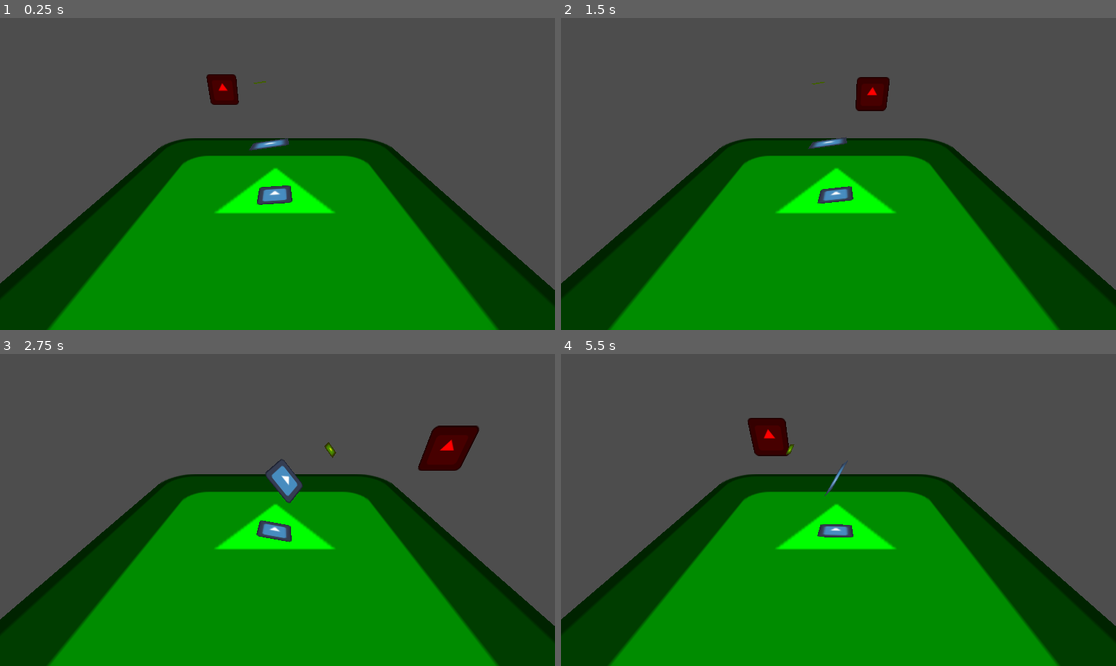
Above: before the commit, frames 1-4 (two rows, left to right).
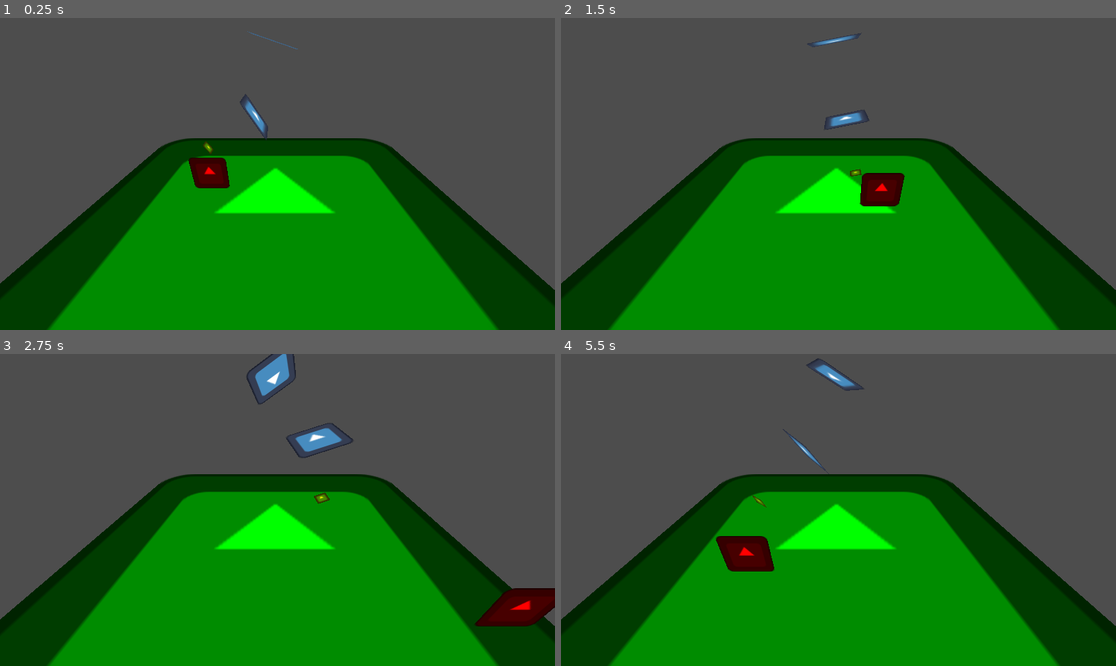
Above: after the commit, the same moments.

Repository: RatepGD/Godot_IK
Game: Godot game, scene res://main.tscn
Same seed, same stepped clock (60 frames per second), same inputs: the game is played once before the commit and once after it. The engine's default icon, where the game draws it, is replaced by a stand-in: a white triangle on a blue panel in a dark square.
Inputs:
- Up to frame 1 (0.25 s): no input
- Up to frame 2 (1.5 s): hold D (right) 0.53-1.28 s; hold S (backward) from 1.28 s (still down)
- Up to frame 3 (2.75 s): release S (backward) at 2.03 s; hold D (right) from 2.03 s (still down)
- Up to frame 4 (5.5 s): release D (right) at 2.78 s; hold W (forward) 2.78-3.53 s; hold A (left) 3.53-5.03 s; hold S (backward) from 5.03 s (still down)

The runs differ from the first frame. In frame 1, 1.9% of the frame differs, in the area x 33-54%, y 4-60%; in frame 2, 2.3%; in frame 3, 4.5%, in the area x 44-100%, y 0-88%; in frame 4, 2.6%.

Commit message:
some progress made

Diff:
--- a/chain.gd
+++ b/chain.gd
@@ -1,7 +1,7 @@
 extends Node3D
 
 @export var target: Node3D
-@export var softness: float = 0.1	# TODO: make this scale automatically in the script
+@export var softness: float = 0.1
 
 # Called when the node enters the scene tree for the first time.
 func _ready() -> void:
@@ -12,11 +12,11 @@
 # Called every frame. 'delta' is the elapsed time since the previous frame.
 func _physics_process(_delta: float) -> void:
 	chain_alg(self)
-	print("========================")
-	print((get_child(0) as Node3D).get_meta("direction"))
-	print((get_child(0) as Node3D).basis.z)
-	var axis:Vector3 = ((get_child(0) as Node3D).get_meta("direction")as Vector3).cross((get_child(0) as Node3D).basis.z)
-	print(((get_child(0) as Node3D).get_meta("direction") as Vector3).signed_angle_to((get_child(0) as Node3D).basis.z,axis)*(180/PI))
+	#print("========================")
+	#print((get_child(0) as Node3D).get_meta("direction"))
+	#print((get_child(0) as Node3D).basis.z)
+	#var axis:Vector3 = ((get_child(0) as Node3D).get_meta("direction")as Vector3).cross((get_child(0) as Node3D).basis.z)
+	#print(((get_child(0) as Node3D).get_meta("direction") as Vector3).signed_angle_to((get_child(0) as Node3D).basis.z,axis)*(180/PI))
 
 
 func chain_alg(node: Node3D):
@@ -36,19 +36,6 @@
 
 	var last_bone: bool = next.is_in_group("IK_end")
 
-	var pole_direction: Vector3 = node.get_meta("direction")
-	var local_normal: Vector3 = pole_direction.cross(node.basis.z)
-	var angle_from_pole: float = pole_direction.signed_angle_to(node.global_basis.z,normal)
-	var angle_limit: float = (PI/180) * (node.get_meta("angle_range_deg")/2)
-
-	#TODO: kind of works, but not really
-	if angle_from_pole + angle_to_target > angle_limit:
-		angle_to_target = angle_limit - angle_from_pole
-
-	if last_bone:
-		if not is_equal_enough(normal,Vector3.ZERO,0.01):
-			node.global_basis = node.global_basis.rotated(normal, angle_to_target)
-		return
 
 	var next_to_target: Vector3 = target.global_position - next.global_position
 
@@ -57,6 +44,22 @@
 		var next_to_next2: Vector3 = next2.global_position - next.global_position
 		if next_to_next2.length() > next_to_target.length(): angle_to_target *= -1
 
+	var pole_direction: Vector3 = node.get_meta("direction")
+	var local_normal: Vector3 = pole_direction.cross(node.basis.z)
+	var angle_from_pole: float = pole_direction.signed_angle_to(node.global_basis.z,normal)
+	var angle_limit: float = (PI/180) * (node.get_meta("angle_range_deg")/2)
+
+	var predicted_angle: float = angle_from_pole + angle_to_target * softness
+	#TODO: detection works, but adjustment afterwards doesnt
+	if predicted_angle > angle_limit:
+		angle_to_target = angle_limit - angle_from_pole
+	elif predicted_angle < -angle_limit:
+		angle_to_target = -angle_limit - angle_from_pole
+
+	if last_bone:
+		if not is_equal_enough(normal,Vector3.ZERO,0.01):
+			node.global_basis = node.global_basis.rotated(normal, angle_to_target * softness)
+		return
 
 	if not is_equal_enough(normal,Vector3.ZERO,0.01):
 		node.global_basis = node.global_basis.rotated(normal, angle_to_target * softness)
--- a/main.tscn
+++ b/main.tscn
@@ -7,18 +7,17 @@
 
 [node name="Node" type="Node" unique_id=1460526321]
 
-[node name="Bone" parent="." unique_id=151198251 node_paths=PackedStringArray("target") instance=ExtResource("1_h2yge")]
-transform = Transform3D(0.9999995, 0, 0, 0, -4.3711385e-08, 0.99999934, 0, -0.9999998, -4.3711356e-08, 0, -0.92987597, 0)
+[node name="Bone0" parent="." unique_id=151198251 node_paths=PackedStringArray("target") instance=ExtResource("1_h2yge")]
+transform = Transform3D(-0.9999995, 3.82137e-15, -8.742272e-08, 8.742273e-08, 4.3711378e-08, -0.9999993, 0, -0.99999976, -4.371135e-08, 0, 3.948825, 0)
 script = ExtResource("2_1bvp3")
 target = NodePath("../Target")
 softness = 0.05
-metadata/angle_range_deg = 30.0
 
-[node name="Bone" parent="Bone" unique_id=363593228 instance=ExtResource("1_h2yge")]
-transform = Transform3D(0.99999964, 0, 0, 0, 0.99999976, 0, 0, 0, 0.9999992, 0, -1.4210855e-14, 1.9868076)
-metadata/angle_range_deg = 30.0
+[node name="Bone1" parent="Bone0" unique_id=363593228 instance=ExtResource("1_h2yge")]
+transform = Transform3D(0.6351887, -3.376076e-08, 0.7723562, 3.3760756e-08, 0.99999976, 1.594637e-08, -0.77235657, 1.5946386e-08, 0.6351885, 0, -1.4210855e-14, 1.9868076)
+metadata/angle_range_deg = 100.0
 
-[node name="Pointer" type="Sprite3D" parent="Bone/Bone" unique_id=1351189842 groups=["IK_bone", "IK_end"]]
+[node name="Pointer" type="Sprite3D" parent="Bone0/Bone1" unique_id=1351189842 groups=["IK_bone", "IK_end"]]
 transform = Transform3D(0.3, 0, 0, 0, 0.30000013, -8.881784e-16, 0, 2.6645353e-15, 0.29999998, -1.1792238e-07, 6.5007946e-08, 1.918842)
 modulate = Color(1, 0.98333335, 0, 1)
 texture = ExtResource("1_ig7tw")
@@ -28,7 +27,7 @@
 visible = false
 
 [node name="Target" type="Sprite3D" parent="." unique_id=861619532]
-transform = Transform3D(1, 0, 0, 0, 1, 0, 0, 0, 1, -2.3012767, 2.201, -3.4464037)
+transform = Transform3D(1, 0, 0, 0, 1, 0, 0, 0, 1, -2.301, 0, 0)
 modulate = Color(1, 0, 0.016666412, 1)
 texture = ExtResource("1_ig7tw")
 script = ExtResource("3_h2yge")
Not shown, added: .gitignore
